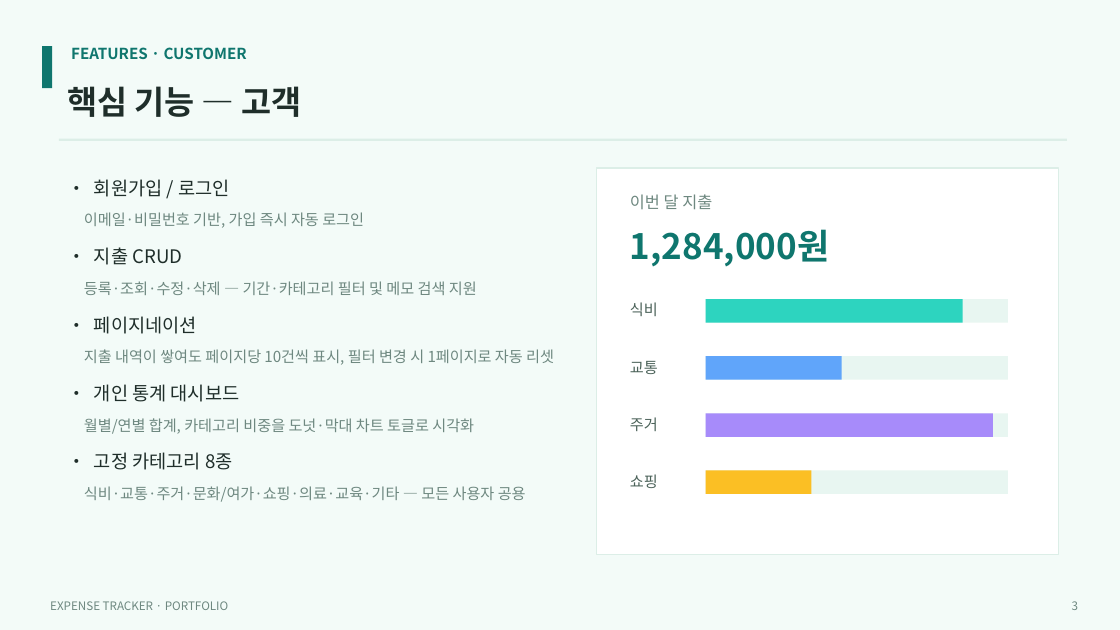
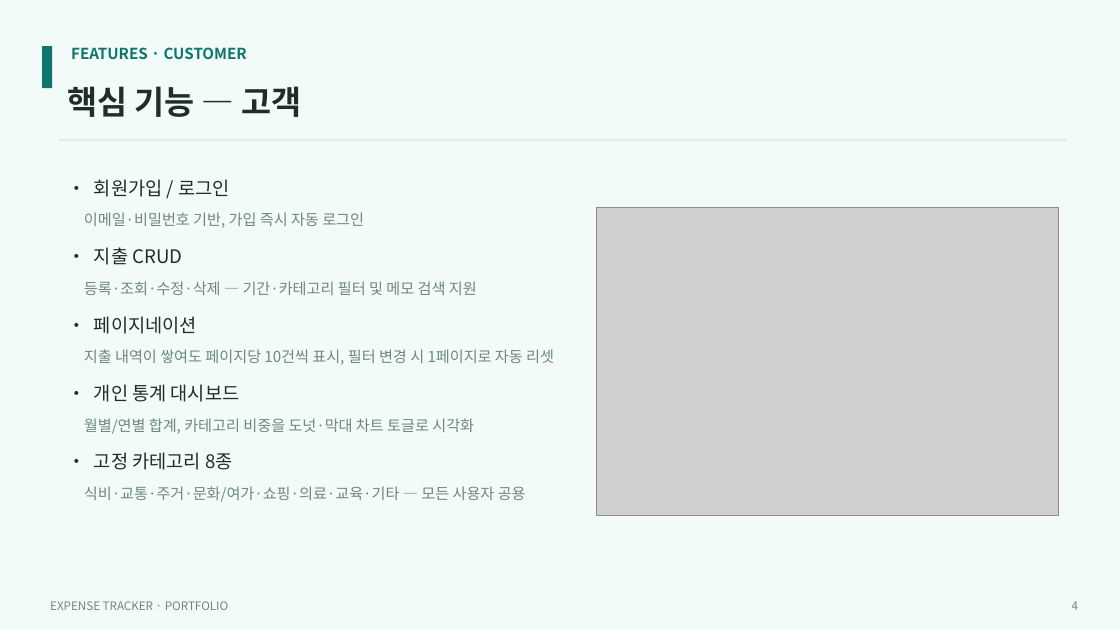
Before and after one commit to DavidLee534/expense-tracker, a slide deck: slide 4 of portfolio/expense-tracker-portfolio.pptx (slide 3 before the commit). Drawn at 1120x630 pixels with LibreOffice and Linux fonts; fonts in the diff are those of the drawing; grey boxes stand for pictures. Boxes give left, top, right and bottom in pixels: in the first picture for what was removed or moved away, otherwise in the second. Text is boxed around its words. In the diff, an @@ line names an element or a change of style, - is before the commit and + after.

```diff
--- a/portfolio/expense-tracker-portfolio.pptx
+++ b/portfolio/expense-tracker-portfolio.pptx
@@ rectangle removed at <box>597,168,1059,555</box> @@
@@ picture added at <box>597,208,1059,516</box> @@
@@ text removed at <box>630,194,712,210</box> @@
-이번 달 지출
@@ text removed at <box>630,229,830,267</box> @@
-1,284,000원
@@ rectangle removed at <box>706,299,1008,323</box> @@
@@ rectangle removed at <box>706,299,963,323</box> @@
@@ text removed at <box>630,302,658,316</box> @@
-식비
@@ rectangle removed at <box>706,356,1008,380</box> @@
@@ rectangle removed at <box>706,356,842,380</box> @@
@@ text removed at <box>630,361,658,374</box> @@
-교통
@@ text removed at <box>630,417,658,431</box> @@
-주거
@@ rectangle removed at <box>706,413,1008,437</box> @@
@@ rectangle removed at <box>706,413,993,437</box> @@
@@ text removed at <box>630,474,658,488</box> @@
-쇼핑
@@ rectangle removed at <box>706,471,1008,494</box> @@
@@ rectangle removed at <box>706,471,812,494</box> @@
@@ text at <box>1072,601,1078,610</box>: text changed @@
-3
+4
```
Also in this commit, not shown: 9 other slides changed, 1 slide added.
